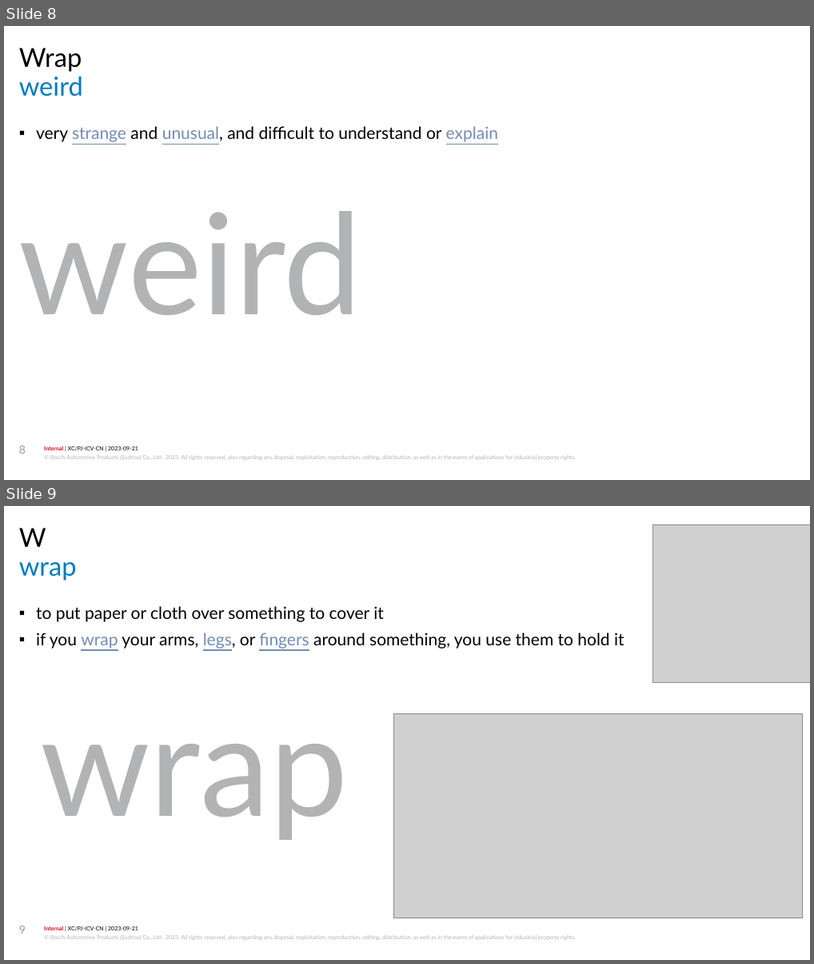
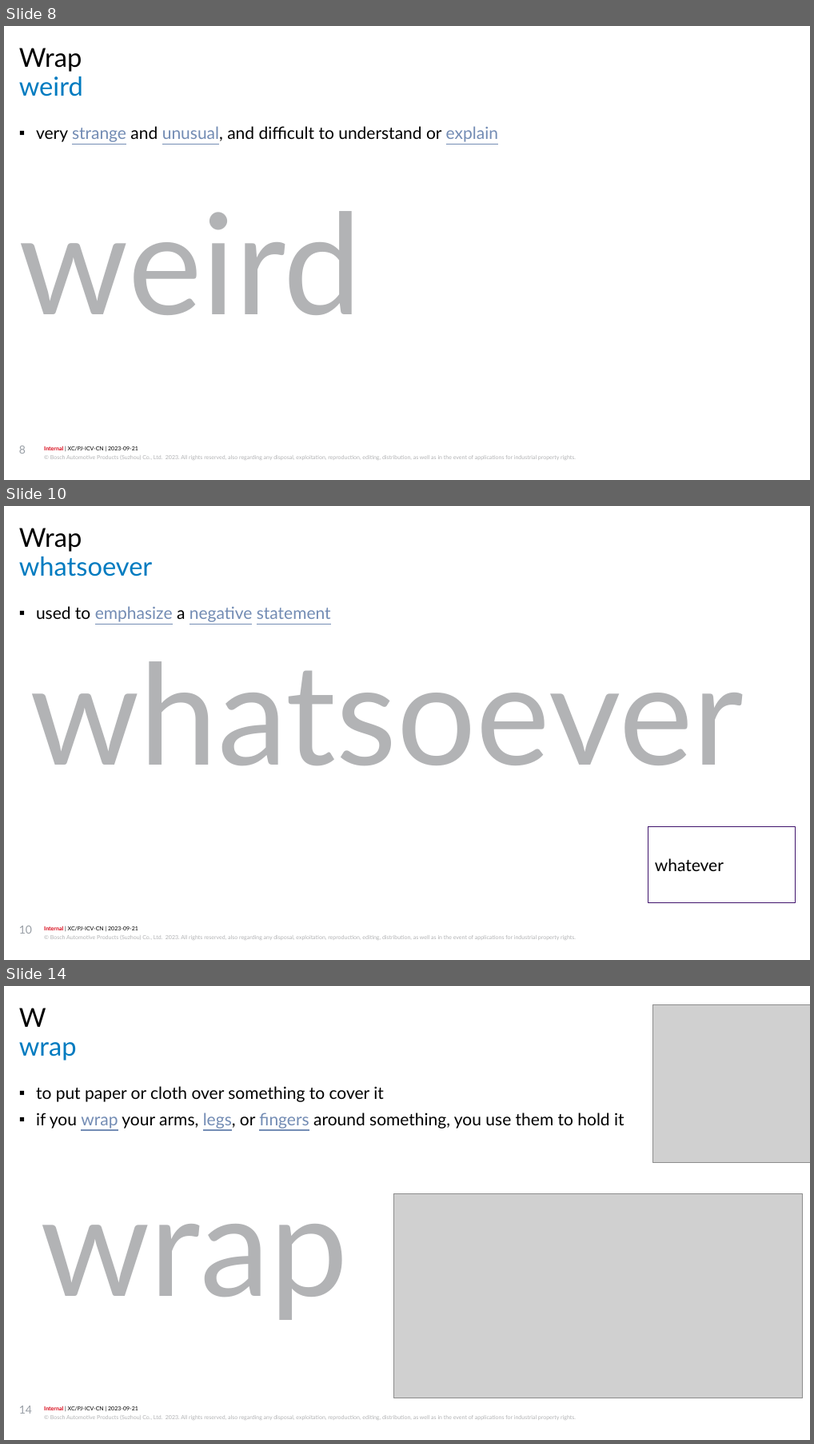
Before and after one commit to jiangyigithub/atomic-habit, a slide deck: longman 3000.pptx. Shown one above the other, each under a label of ours: slides 8 and 9 before the commit, slides 8, 10 and 14 after it; the slides between them are not shown. The pictures are 814x964 and 814x1444 pixels, drawn with LibreOffice and Linux fonts; fonts in the diff are those of the drawing; grey boxes stand for pictures; background and template pictures are left out. Boxes give left, top, right and bottom in pixels: in the first picture for what was removed or moved away, otherwise in the second. Text is boxed around its words. In the diff, an @@ line names an element or a change of style, - is before the commit and + after.

```diff
--- a/longman 3000.pptx
+++ b/longman 3000.pptx
@@ slide 10 added at bbox=[4, 506, 810, 960], background #FFFFFF; not listed: 2 template elements that a slide beside it also shows @@
@@ text added at bbox=[19, 528, 82, 552], 28 pt, text #000000 @@
+Wrap
@@ title added at bbox=[19, 556, 153, 576], 28 pt, text #007BC0 @@
+whatsoever
@@ text added at bbox=[36, 606, 331, 622], 18 pt, text #738CB4, underline @@
+▪ used to emphasize a negative statement
@@ text added at bbox=[30, 661, 744, 765], 150 pt, text #B2B3B5 @@
+whatsoever
@@ rectangle added at bbox=[649, 827, 795, 903], outline #3F136C 0.75 pt, 18 pt, text #000000 @@
+whatever
@@ page number added at bbox=[19, 925, 32, 933], 12 pt, text #999FA6 @@
+10
@@ what was slide 9 is now slide 14 @@
@@ page number at bbox=[19, 1405, 32, 1413]: text changed @@
-9
+14
```
Also in this commit, not shown: 2 slides changed, 7 other slides added.
